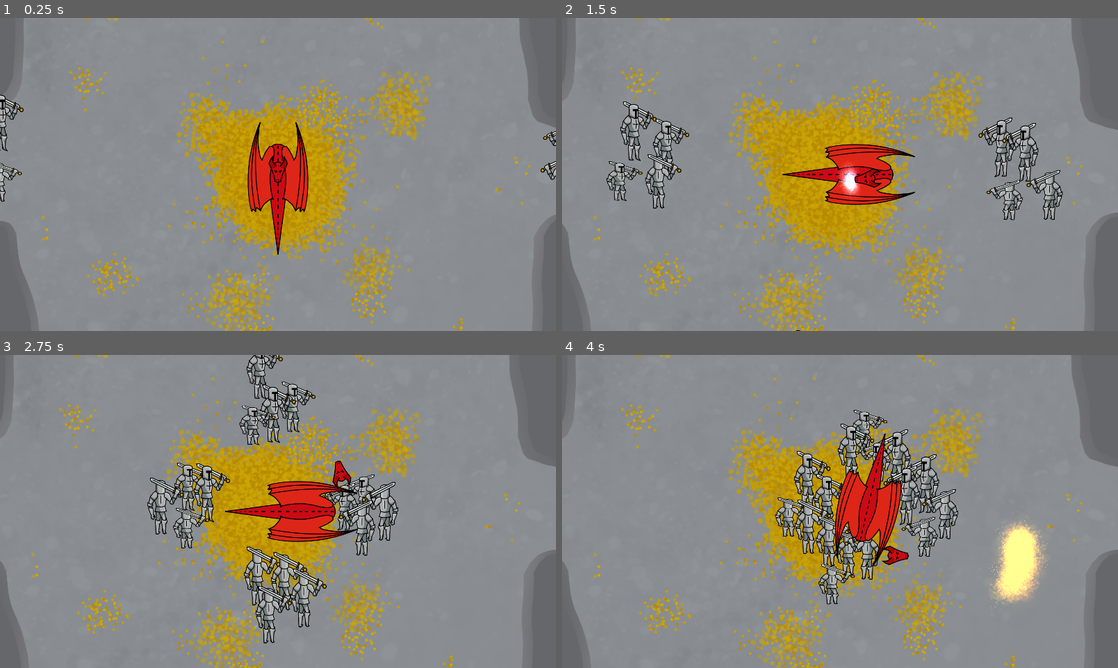
Above: before the commit, frames 1-4 (two rows, left to right).
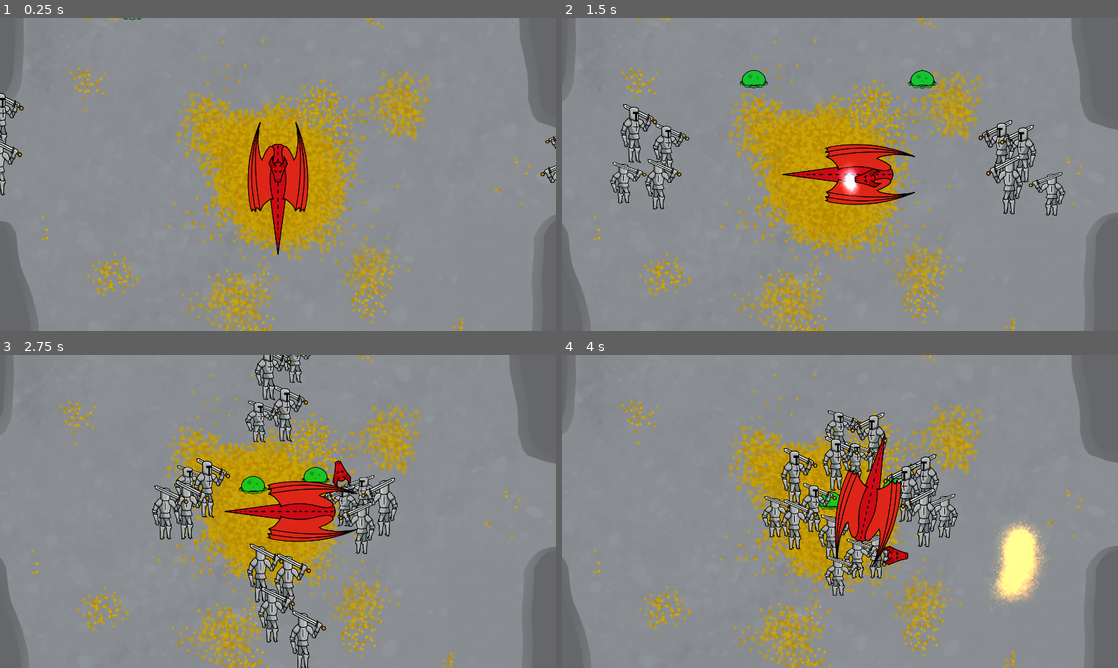
Above: after the commit, the same moments.

Repository: GiantBlargg/DragonHoard
Game: Godot game, scene res://Levels/Stage.tscn
The game is run twice, just before and just after one commit, with the same random seed, the same clock (stepped at 60 frames per second) and the same inputs.
Inputs (mouse positions are in pixels of both pictures, inside the frame that each line leads up to):
- Up to frame 1 (0.25 s): no input
- Up to frame 2 (1.5 s): move the mouse to (962, 158) at 0.52 s; hold D (Right) 0.53-1.28 s; tap E (Swipe) at 0.6 s; move the mouse to (728, 190) at 1.27 s; hold G (Back) from 1.28 s (still down); click (728, 190) at 1.35 s
- Up to frame 3 (2.75 s): tap E (Swipe) at 1.55, 2.1 s; move the mouse to (333, 442) at 2.02 s; release G (Back) at 2.03 s; hold D (Right) from 2.03 s (still down)
- Up to frame 4 (4 s): move the mouse to (812, 574) at 2.77 s; release D (Right) at 2.78 s; hold T (Forward) 2.78-3.53 s; tap E (Swipe) at 2.85, 3.8 s; move the mouse to (1006, 558) at 3.52 s; hold A (Left) from 3.53 s (still down); click (1006, 558) at 3.6 s

The runs differ from the first frame. In frame 1, 0.7% of the frame differs, in the area x 0-100%, y 0-59%; in frame 2, 4.0%; in frame 3, 16%, in the area x 0-100%, y 0-100%; in frame 4, 15%.

Commit message:
Dragon Swipe and kills

Diff:
--- /dev/null
+++ b/Dragon/DragonArm.gd
@@ -0,0 +1,11 @@
+extends Area2D
+
+signal swipe
+
+func _physics_process(delta):
+	if Input.is_action_just_pressed("Swipe"):
+		swipe.emit()
+		var targets = get_overlapping_bodies()
+		for t in targets:
+			if t.has_method("swipe"):
+				t.swipe()
--- /dev/null
+++ b/Dragon/DragonArm.tscn
@@ -0,0 +1,92 @@
+[gd_scene load_steps=7 format=3 uid="uid://did0on5ytd3pj"]
+
+[ext_resource type="Texture2D" uid="uid://gn3hb46ba70o" path="res://Dragon/dragonParts.png" id="1_70y7y"]
+[ext_resource type="Script" path="res://Dragon/DragonArm.gd" id="1_frl46"]
+
+[sub_resource type="Animation" id="Animation_jbyng"]
+resource_name = "Swipe"
+length = 0.133335
+step = 0.0166667
+tracks/0/type = "value"
+tracks/0/imported = false
+tracks/0/enabled = true
+tracks/0/path = NodePath("DragonParts:rotation")
+tracks/0/interp = 1
+tracks/0/loop_wrap = true
+tracks/0/keys = {
+"times": PackedFloat32Array(0, 0.1),
+"transitions": PackedFloat32Array(1, 1),
+"update": 0,
+"values": [2.21792, -1.0472]
+}
+tracks/1/type = "value"
+tracks/1/imported = false
+tracks/1/enabled = true
+tracks/1/path = NodePath("DragonParts:visible")
+tracks/1/interp = 1
+tracks/1/loop_wrap = true
+tracks/1/keys = {
+"times": PackedFloat32Array(0, 0.133333),
+"transitions": PackedFloat32Array(1, 1),
+"update": 1,
+"values": [true, false]
+}
+
+[sub_resource type="Animation" id="Animation_wsd7u"]
+length = 0.001
+tracks/0/type = "value"
+tracks/0/imported = false
+tracks/0/enabled = true
+tracks/0/path = NodePath("DragonParts:rotation")
+tracks/0/interp = 1
+tracks/0/loop_wrap = true
+tracks/0/keys = {
+"times": PackedFloat32Array(0),
+"transitions": PackedFloat32Array(1),
+"update": 0,
+"values": [2.21792]
+}
+tracks/1/type = "value"
+tracks/1/imported = false
+tracks/1/enabled = true
+tracks/1/path = NodePath("DragonParts:visible")
+tracks/1/interp = 1
+tracks/1/loop_wrap = true
+tracks/1/keys = {
+"times": PackedFloat32Array(0),
+"transitions": PackedFloat32Array(1),
+"update": 1,
+"values": [false]
+}
+
+[sub_resource type="AnimationLibrary" id="AnimationLibrary_x276o"]
+_data = {
+"RESET": SubResource("Animation_wsd7u"),
+"Swipe": SubResource("Animation_jbyng")
+}
+
+[sub_resource type="CircleShape2D" id="CircleShape2D_arjku"]
+radius = 132.061
+
+[node name="DragonArm" type="Area2D"]
+collision_layer = 32
+collision_mask = 8
+script = ExtResource("1_frl46")
+
+[node name="DragonParts" type="Sprite2D" parent="."]
+visible = false
+rotation = 2.21792
+texture = ExtResource("1_70y7y")
+offset = Vector2(31.5, -54.8)
+region_enabled = true
+region_rect = Rect2(259, 15, 230, 136)
+
+[node name="AnimationPlayer" type="AnimationPlayer" parent="."]
+libraries = {
+"": SubResource("AnimationLibrary_x276o")
+}
+
+[node name="CollisionShape2D" type="CollisionShape2D" parent="."]
+shape = SubResource("CircleShape2D_arjku")
+
+[connection signal="swipe" from="." to="AnimationPlayer" method="play" binds= ["Swipe"]]
--- a/Dragon/DragonBody.tscn
+++ b/Dragon/DragonBody.tscn
@@ -1,8 +1,9 @@
-[gd_scene load_steps=5 format=3 uid="uid://df47tasppgtwm"]
+[gd_scene load_steps=6 format=3 uid="uid://df47tasppgtwm"]
 
 [ext_resource type="Script" path="res://Dragon/DragonBody.gd" id="1_fchby"]
 [ext_resource type="Texture2D" uid="uid://gn3hb46ba70o" path="res://Dragon/dragonParts.png" id="2_vgwjv"]
 [ext_resource type="PackedScene" uid="uid://dgi8kqqh3ldie" path="res://Dragon/DragonHead.tscn" id="3_ph38i"]
+[ext_resource type="PackedScene" uid="uid://did0on5ytd3pj" path="res://Dragon/DragonArm.tscn" id="4_ms3j4"]
 
 [sub_resource type="CircleShape2D" id="CircleShape2D_mi6pf"]
 radius = 117.273
@@ -16,6 +17,9 @@
 turn_speed = 4.0
 forward_limit = 0.349066
 
+[node name="DragonArm" parent="." instance=ExtResource("4_ms3j4")]
+position = Vector2(27, -97)
+
 [node name="DragonParts" type="Sprite2D" parent="."]
 position = Vector2(0, 53)
 texture = ExtResource("2_vgwjv")
--- a/Knight/Knight.gd
+++ b/Knight/Knight.gd
@@ -2,41 +2,79 @@
 
 signal direction(angle:Vector2)
 signal timing(wait:float,jump:float,start:float)
+signal dead
 
 @export var wait_time: float = 1
 @export var jump_time: float = 1
 @export var jump_distance: float = 300
+@export var die_speed = 5000
 @export var health: float = 100
+enum KnightType {Regular, Shield, Slime}
+@export var type: KnightType = KnightType.Regular
 
 var timer: float = 0
-var dir: Vector2 = Vector2(0,0)
+var dir: Vector2 = Vector2.RIGHT
+var is_dead: bool = false
+var is_flung: bool = false
 
-@export var anim: AnimationPlayer
 @onready var player: CharacterBody2D = get_tree().get_first_node_in_group("Dragon")
 
 func _ready():
-	timer = randf() * (wait_time+jump_time)
-	timing.emit(wait_time,jump_time,timer)
+	timer = randf() * (wait_time + jump_time)
+	timing.emit(wait_time, jump_time, timer)
 
 func _physics_process(delta):
-	timer += delta
-	timer = fmod(timer, wait_time + jump_time)
+	if is_dead:
+		velocity = -dir * die_speed
+		move_and_slide()
+		if global_position.length_squared() > 2000000:
+			queue_free()
+		return
 
-	if timer <= wait_time:
-		dir = get_direction()
-		direction.emit(dir)
-		velocity = Vector2(0,0)
+	if wait_time + jump_time == 0:
+		get_direction()
+		velocity = dir * jump_distance
 	else:
-		velocity = dir * (jump_distance / jump_time)
+		timer += delta
+		if timer > wait_time + jump_time:
+			timer = fmod(timer, wait_time + jump_time)
+			get_direction()
+
+		if timer <= wait_time:
+			get_direction()
+			velocity = Vector2(0,0)
+		else:
+			velocity = dir * (jump_distance / jump_time)
 
 	move_and_slide()
 
+func swipe():
+	if type == KnightType.Slime:
+		die()
+		return
+	if type == KnightType.Shield:
+		pass
+
+
 func fire_damage(amount:float):
+	if type != KnightType.Regular:
+		return
 	health -= amount
+
 	if health <= 0:
-		queue_free()
+		die()
+
+
+func die():
+	is_dead = true
+	dead.emit()
+	collision_layer = 0
+	collision_mask = 0
 
 func get_direction():
 	if player == null:
-		return Vector2.RIGHT
-	return (player.position - position).limit_length()
+		return
+
+	dir = (player.position - position).limit_length()
+
+	direction.emit(dir)
--- a/Knight/Knight.tscn
+++ b/Knight/Knight.tscn
@@ -71,7 +71,7 @@
 radius = 37.0
 height = 148.0
 
-[node name="Knight" type="CharacterBody2D" node_paths=PackedStringArray("anim")]
+[node name="Knight" type="CharacterBody2D"]
 z_index = 2
 y_sort_enabled = true
 collision_layer = 8
@@ -80,7 +80,6 @@
 wait_time = 0.1
 jump_time = 0.2
 jump_distance = 100.0
-anim = NodePath("Visual/AnimationPlayer")
 
 [node name="Visual" type="Node2D" parent="."]
 script = ExtResource("1_7l0md")
@@ -121,6 +120,7 @@
 region_rect = Rect2(-370.5, -119.5, 896, 430)
 
 [node name="AnimationPlayer" type="AnimationPlayer" parent="Visual"]
+autoplay = "Movement"
 libraries = {
 "": SubResource("AnimationLibrary_cqvhk")
 }
@@ -129,5 +129,6 @@
 position = Vector2(1, 27)
 shape = SubResource("CapsuleShape2D_xb5an")
 
+[connection signal="dead" from="." to="Visual/AnimationPlayer" method="pause"]
 [connection signal="direction" from="." to="Visual" method="set_direction"]
 [connection signal="timing" from="." to="Visual" method="set_anim_speed"]
--- a/Knight/Slime.tscn
+++ b/Knight/Slime.tscn
@@ -1,6 +1,34 @@
-[gd_scene load_steps=6 format=3 uid="uid://banugdmpbpjwe"]
+[gd_scene load_steps=7 format=3 uid="uid://b3tknc376el6t"]
 
 [ext_resource type="Texture2D" uid="uid://lrg7bhorie6r" path="res://Knight/Slime.png" id="1_3r80g"]
+[ext_resource type="Script" path="res://Knight/Knight.gd" id="1_uvoib"]
+
+[sub_resource type="Animation" id="Animation_meae5"]
+length = 0.001
+tracks/0/type = "value"
+tracks/0/imported = false
+tracks/0/enabled = true
+tracks/0/path = NodePath("Slime:position")
+tracks/0/interp = 1
+tracks/0/loop_wrap = true
+tracks/0/keys = {
+"times": PackedFloat32Array(0),
+"transitions": PackedFloat32Array(1),
+"update": 0,
+"values": [Vector2(0, 0)]
+}
+tracks/1/type = "value"
+tracks/1/imported = false
+tracks/1/enabled = true
+tracks/1/path = NodePath("Slime:scale")
+tracks/1/interp = 1
+tracks/1/loop_wrap = true
+tracks/1/keys = {
+"times": PackedFloat32Array(0),
+"transitions": PackedFloat32Array(1),
+"update": 0,
+"values": [Vector2(1, 1)]
+}
 
 [sub_resource type="Animation" id="Animation_w1wfw"]
 resource_name = "Slime_Move"
@@ -31,33 +59,6 @@
 "values": [Vector2(1, 1), Vector2(1, 0.8), Vector2(1, 1)]
 }
 
-[sub_resource type="Animation" id="Animation_meae5"]
-length = 0.001
-tracks/0/type = "value"
-tracks/0/imported = false
-tracks/0/enabled = true
-tracks/0/path = NodePath("Slime:position")
-tracks/0/interp = 1
-tracks/0/loop_wrap = true
-tracks/0/keys = {
-"times": PackedFloat32Array(0),
-"transitions": PackedFloat32Array(1),
-"update": 0,
-"values": [Vector2(0, 0)]
-}
-tracks/1/type = "value"
-tracks/1/imported = false
-tracks/1/enabled = true
-tracks/1/path = NodePath("Slime:scale")
-tracks/1/interp = 1
-tracks/1/loop_wrap = true
-tracks/1/keys = {
-"times": PackedFloat32Array(0),
-"transitions": PackedFloat32Array(1),
-"update": 0,
-"values": [Vector2(1, 1)]
-}
-
 [sub_resource type="AnimationLibrary" id="AnimationLibrary_56x08"]
 _data = {
 "RESET": SubResource("Animation_meae5"),
@@ -68,6 +69,13 @@
 radius = 30.0
 
 [node name="CharacterBody2D" type="CharacterBody2D"]
+z_index = 2
+collision_layer = 8
+collision_mask = 13
+script = ExtResource("1_uvoib")
+wait_time = 0.0
+jump_time = 0.0
+type = 2
 
 [node name="Node2D" type="Node2D" parent="."]
 
@@ -82,3 +90,5 @@
 
 [node name="CollisionShape2D" type="CollisionShape2D" parent="."]
 shape = SubResource("CircleShape2D_7r64i")
+
+[connection signal="dead" from="." to="Node2D/AnimationPlayer" method="pause"]
--- a/Knight/Visual.gd
+++ b/Knight/Visual.gd
@@ -6,7 +6,6 @@
 @onready var UR : Sprite2D = get_node("KnightUR")
 
 @onready var anim: AnimationPlayer = get_node("AnimationPlayer")
-var anim_name:String = "Movement"
 
 const RIGHT = PI / 2
 const DOWN = PI
@@ -22,7 +21,7 @@
 	UL.visible = dir.x < 0 && dir.y < 0
 
 func set_anim_speed(wait:float,jump:float,start:float):
-	var a = anim.get_animation(anim_name)
+	var a = anim.get_animation(anim.current_animation)
 	var track = a.add_track(Animation.TYPE_VALUE)
 	a.track_set_path(track,"AnimationPlayer:speed_scale")
 	a.track_set_interpolation_type(track,Animation.INTERPOLATION_NEAREST)
@@ -36,5 +35,4 @@
 		start /= jump
 		start += wait
 
-	anim.play(anim_name)
 	anim.seek(start)
--- a/project.godot
+++ b/project.godot
@@ -90,3 +90,4 @@
 2d_physics/layer_3="Dragon"
 2d_physics/layer_4="Knights"
 2d_physics/layer_5="Fire"
+2d_physics/layer_6="Swipe"
